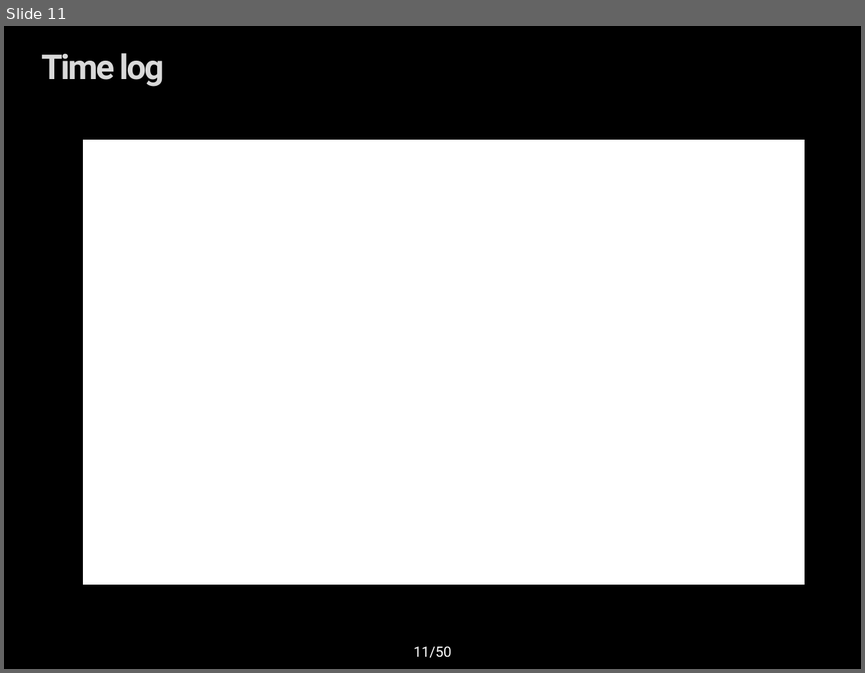
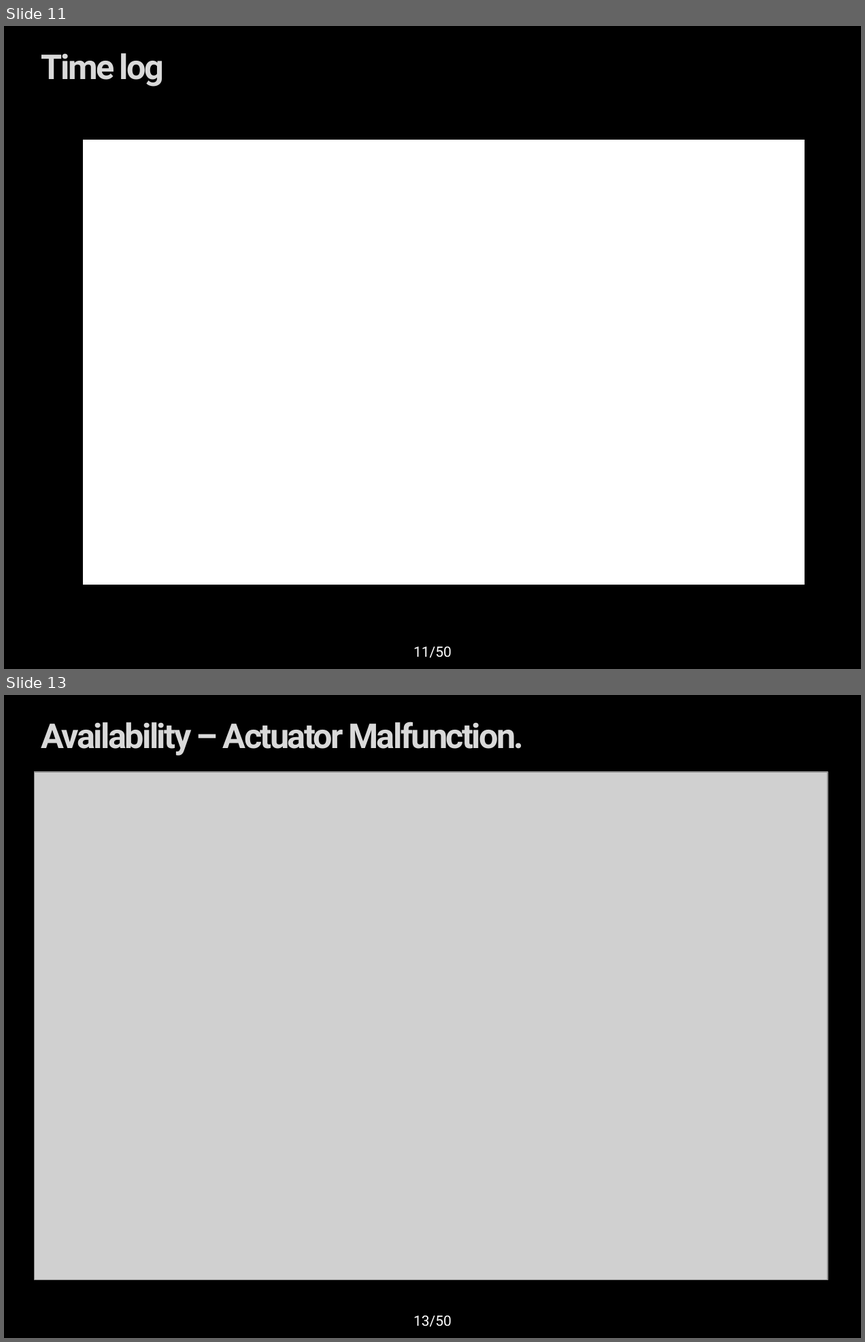
Before and after one commit to youkkwon/smarthome, a slide deck: doc/Docs/IoT System Final Presentation_0624.pptx. Shown one above the other, each under a label of ours: slide 11 before the commit, slides 11 and 13 after it; the slides between them are not shown. The pictures are 865x673 and 865x1342 pixels, drawn with LibreOffice and Linux fonts; fonts in the diff are those of the drawing; grey boxes stand for pictures; background and template pictures are left out. Boxes give left, top, right and bottom in pixels: in the first picture for what was removed or moved away, otherwise in the second. Text is boxed around its words. In the diff, an @@ line names an element or a change of style, - is before the commit and + after.

```diff
--- a/doc/Docs/IoT System Final Presentation_0624.pptx
+++ b/doc/Docs/IoT System Final Presentation_0624.pptx
@@ slide 13 added at [4, 695, 861, 1338], background picture (left out) @@
@@ title added at [41, 722, 524, 756], 28.8 pt, text gradient #F2F2F2 to #D9D9D9 to #595959, bold @@
+Availability – Actuator Malfunction.
@@ picture added at [34, 772, 827, 1279] @@
@@ page number added at [413, 1315, 451, 1327], 12 pt, text #FFFFFF @@
+13/50
```
Also in this commit, not shown: 2 other slides added, 1 other file.
